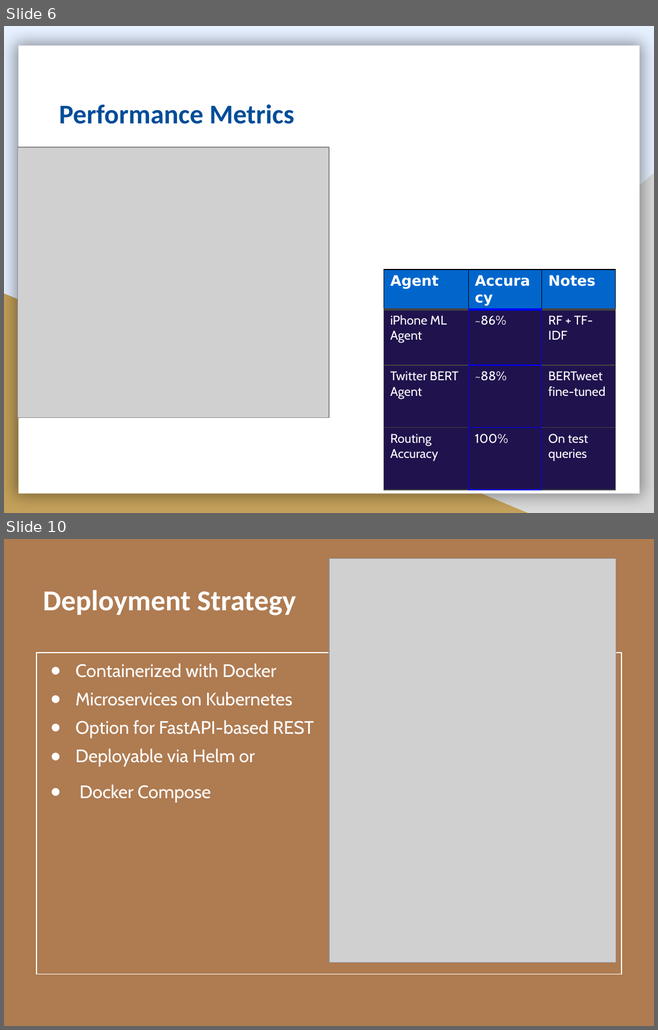
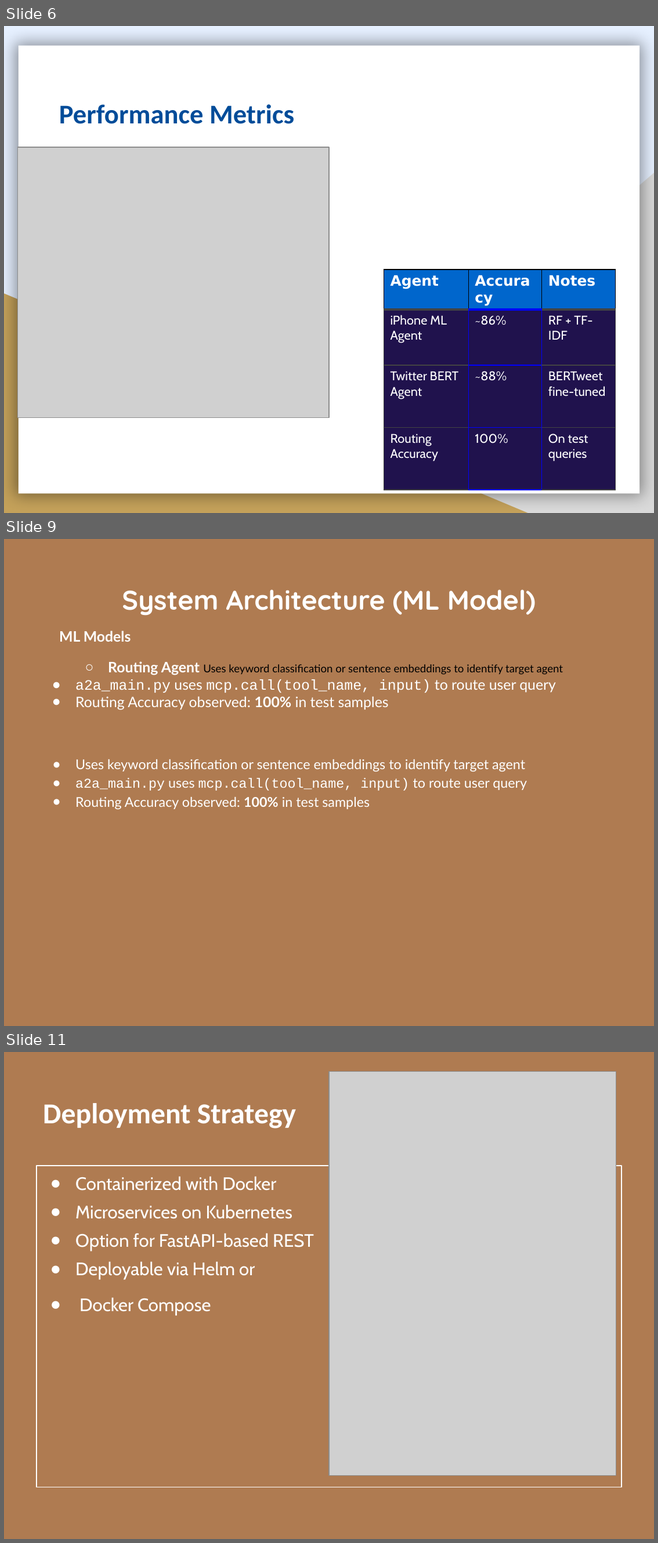
Before and after one commit to gshiva1975/AAI-510, a slide deck: Documentation/A2A_MCP_Sentiment_Executive_Summary_AI_Background.pptx. Shown one above the other, each under a label of ours: slides 6 and 10 before the commit, slides 6, 9 and 11 after it; the slides between them are not shown. The pictures are 658x1030 and 658x1543 pixels, drawn with LibreOffice and Linux fonts; fonts in the diff are those of the drawing; grey boxes stand for pictures; background and template pictures are left out. Boxes give left, top, right and bottom in pixels: in the first picture for what was removed or moved away, otherwise in the second. Text is boxed around its words. In the diff, an @@ line names an element or a change of style, - is before the commit and + after.

```diff
--- a/Documentation/A2A_MCP_Sentiment_Executive_Summary_AI_Background.pptx
+++ b/Documentation/A2A_MCP_Sentiment_Executive_Summary_AI_Background.pptx
@@ slide 9 added at (4,539,654,1026), background picture (left out) @@
@@ title added at (122,589,535,616), 30 pt, text #FFFFFF, bold @@
+System Architecture (ML Model)
@@ text added at (59,631,563,810), 15 pt, text #FFFFFF @@
+ML Models
+  ○ Routing Agent Uses keyword classification or sentence embeddings to identify target agent
+● a2a_main.py uses mcp.call(tool_name, input) to route user query
+● Routing Accuracy observed: 100% in test samples
+● Uses keyword classification or sentence embeddings to identify target agent
+● a2a_main.py uses mcp.call(tool_name, input) to route user query
+● Routing Accuracy observed: 100% in test samples
@@ what was slide 10 is now slide 11 @@
```
Also in this commit, not shown: 4 slides changed, 1 other slide added, 1 slide removed, 1 other file.
